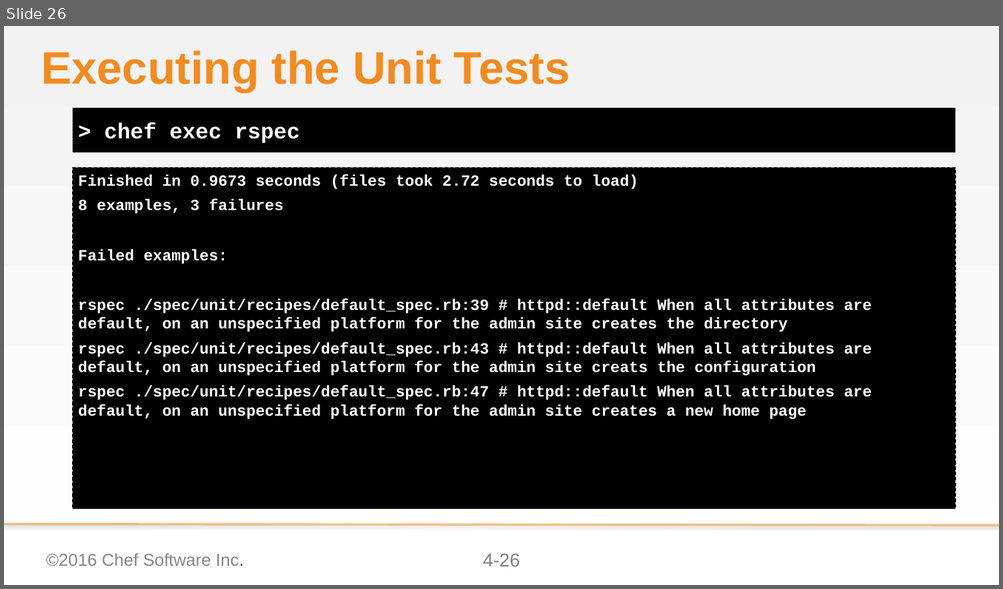
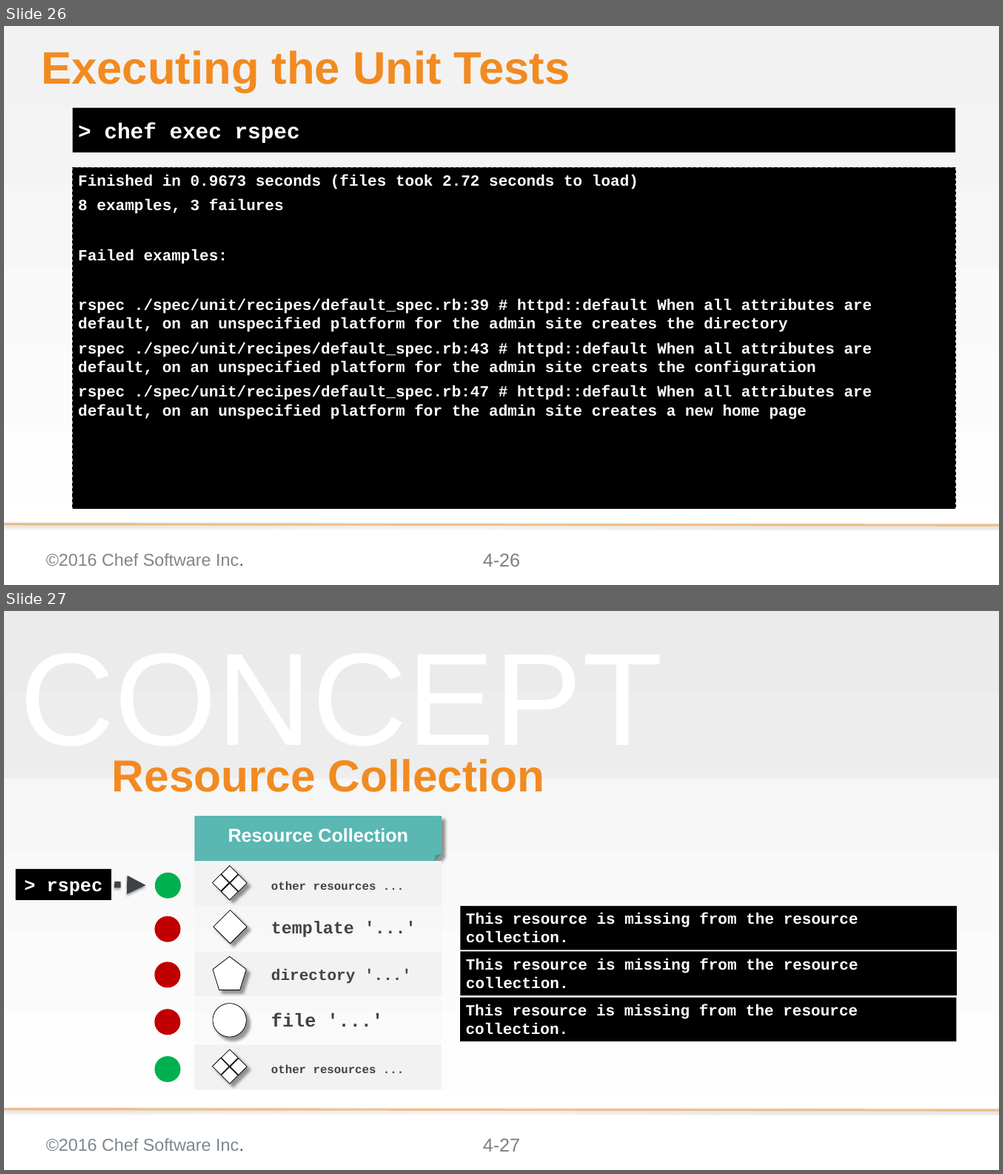
Before and after one commit to chef-training/extending_cookbooks, a slide deck: 04-creating_a_custom_resource.pptx. Shown one above the other, each under a label of ours: slide 26 before the commit, slides 26 and 27 after it. The pictures are 1003x589 and 1003x1174 pixels, drawn with LibreOffice and Linux fonts; fonts in the diff are those of the drawing; background and template pictures are left out. Boxes give left, top, right and bottom in pixels: in the first picture for what was removed or moved away, otherwise in the second. Text is boxed around its words. In the diff, an @@ line names an element or a change of style, - is before the commit and + after.

Commit message:
Updates to modue 04 - conceptual slides
* Adds slides that talks about the resource collection and
  sub-resource collections
* Adds slides that talks about the property language
* Updates to the exercises for readability
* Adds quick explanation about how the welcome conf got there

```diff
--- a/04-creating_a_custom_resource.pptx
+++ b/04-creating_a_custom_resource.pptx
@@ slide 27 added at (x1=4, y1=611, x2=999, y2=1170), background gradient #F2F2F2 to #FFFFFF; not listed: 3 template elements that a slide beside it also shows @@
@@ rectangle added at (x1=4, y1=611, x2=999, y2=779), fill #D9D9D9 at 25% opacity @@
@@ text added at (x1=20, y1=759, x2=662, y2=768), 169.3 pt, text #F2F2F2 at 50% opacity @@
+CONCEPT
@@ title added at (x1=112, y1=759, x2=544, y2=792), 57.6 pt, text #F18B21, bold @@
+Resource Collection
@@ folded corner added at (x1=195, y1=816, x2=441, y2=862), fill #5AB7B2, 24 pt, text #FFFFFF, bold @@
+Resource Collection
@@ rectangle added at (x1=16, y1=869, x2=111, y2=900), fill #000000, 24 pt, text #FFFFFF, bold @@
+> rspec
@@ ellipse added at (x1=155, y1=873, x2=181, y2=899), fill #00B050 @@
@@ group added at (x1=195, y1=861, x2=441, y2=906): 4 diamonds, 1 rectangle, 1 text @@
+other resources ...
@@ arrow added from (114, 885) to (145, 886), #3E4346 8 pt dashed @@
@@ ellipse added at (x1=154, y1=917, x2=180, y2=942), fill #C00000 @@
@@ rectangle added at (x1=195, y1=906, x2=441, y2=950), fill #F2F2F2 at 25% opacity @@
@@ diamond added at (x1=213, y1=910, x2=247, y2=944), fill #FFFFFF, outline #000000 0.75 pt @@
@@ text added at (x1=271, y1=921, x2=354, y2=937), 22.2 pt, text #3E4346, bold @@
+template '...'
@@ rectangle added at (x1=461, y1=906, x2=956, y2=950), fill #000000, 20 pt, text #FFFFFF, bold @@
+This resource is missing from the resource collection.
@@ ellipse added at (x1=154, y1=963, x2=180, y2=988), fill #C00000 @@
@@ rectangle added at (x1=195, y1=951, x2=441, y2=997), fill #F2F2F2 @@
@@ pentagon added at (x1=213, y1=957, x2=246, y2=991), fill #FFFFFF, outline #000000 0.75 pt @@
@@ text added at (x1=466, y1=959, x2=858, y2=989), 20 pt, text #FFFFFF, bold @@
+This resource is missing from the resource collection.
@@ text added at (x1=271, y1=969, x2=355, y2=984), 20 pt, text #3E4346, bold @@
+directory '...'
@@ ellipse added at (x1=154, y1=1009, x2=180, y2=1035), fill #C00000 @@
@@ rectangle added at (x1=195, y1=998, x2=441, y2=1043), fill #F2F2F2 at 25% opacity @@
@@ ellipse added at (x1=213, y1=1004, x2=246, y2=1037), fill #FFFFFF, outline #000000 0.75 pt @@
@@ rectangle added at (x1=460, y1=997, x2=956, y2=1042), fill #000000, 20 pt, text #FFFFFF, bold @@
+This resource is missing from the resource collection.
@@ text added at (x1=271, y1=1013, x2=316, y2=1028), 24 pt, text #3E4346, bold @@
+file '...'
@@ ellipse added at (x1=154, y1=1056, x2=180, y2=1082), fill #00B050 @@
@@ group added at (x1=194, y1=1045, x2=441, y2=1090): 4 diamonds, 1 rectangle, 1 text @@
+other resources ...
```
Also in this commit, not shown: 8 slides changed, 7 other slides added.
